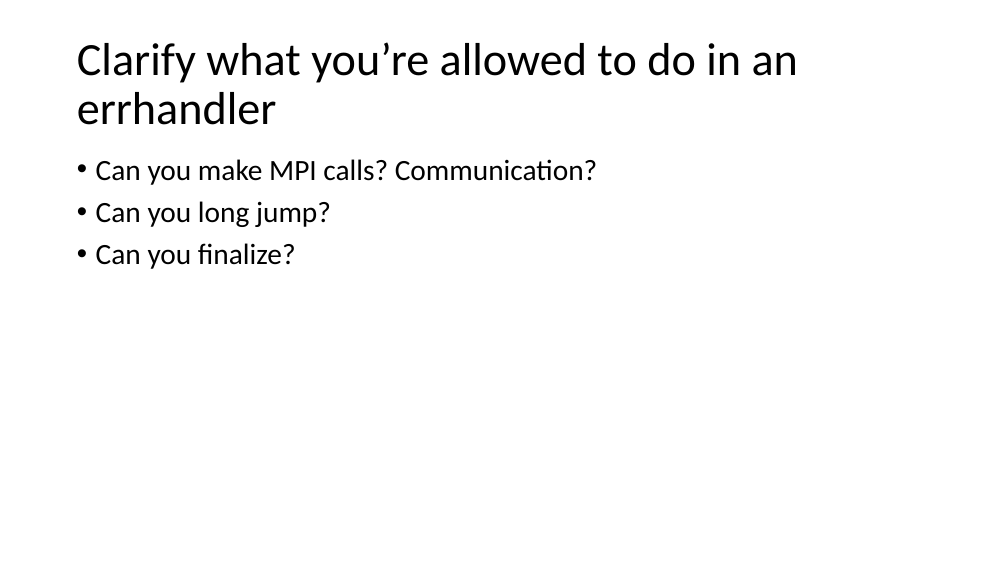
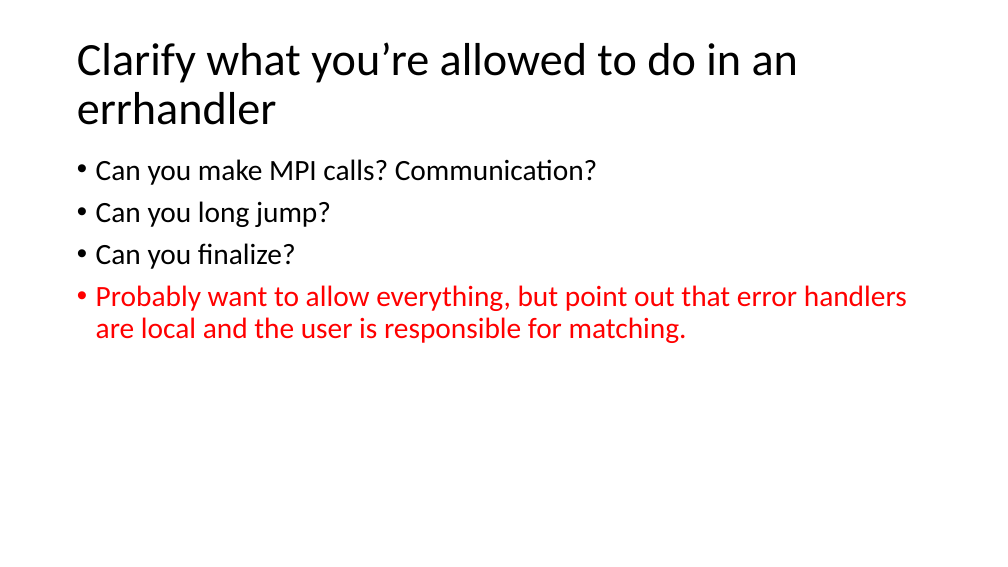
Before and after one commit to mpiwg-ft/ft-issues, a slide deck: slide 6 of slides/2016-03-29 Error Handler Slides.pptx. Drawn at 1008x567 pixels with LibreOffice and Linux fonts; fonts in the diff are those of the drawing. Boxes give left, top, right and bottom in pixels: in the first picture for what was removed or moved away, otherwise in the second. Text is boxed around its words. In the diff, an @@ line names an element or a change of style, - is before the commit and + after.

```diff
--- a/slides/2016-03-29 Error Handler Slides.pptx
+++ b/slides/2016-03-29 Error Handler Slides.pptx
@@ text at (96, 285, 907, 343): paragraph added @@
+• Probably want to allow everything, but point out that error handlers are local and the user is responsible for matching.
```
Also in this commit, not shown: 3 other slides changed, 1 slide added, 1 other file.
